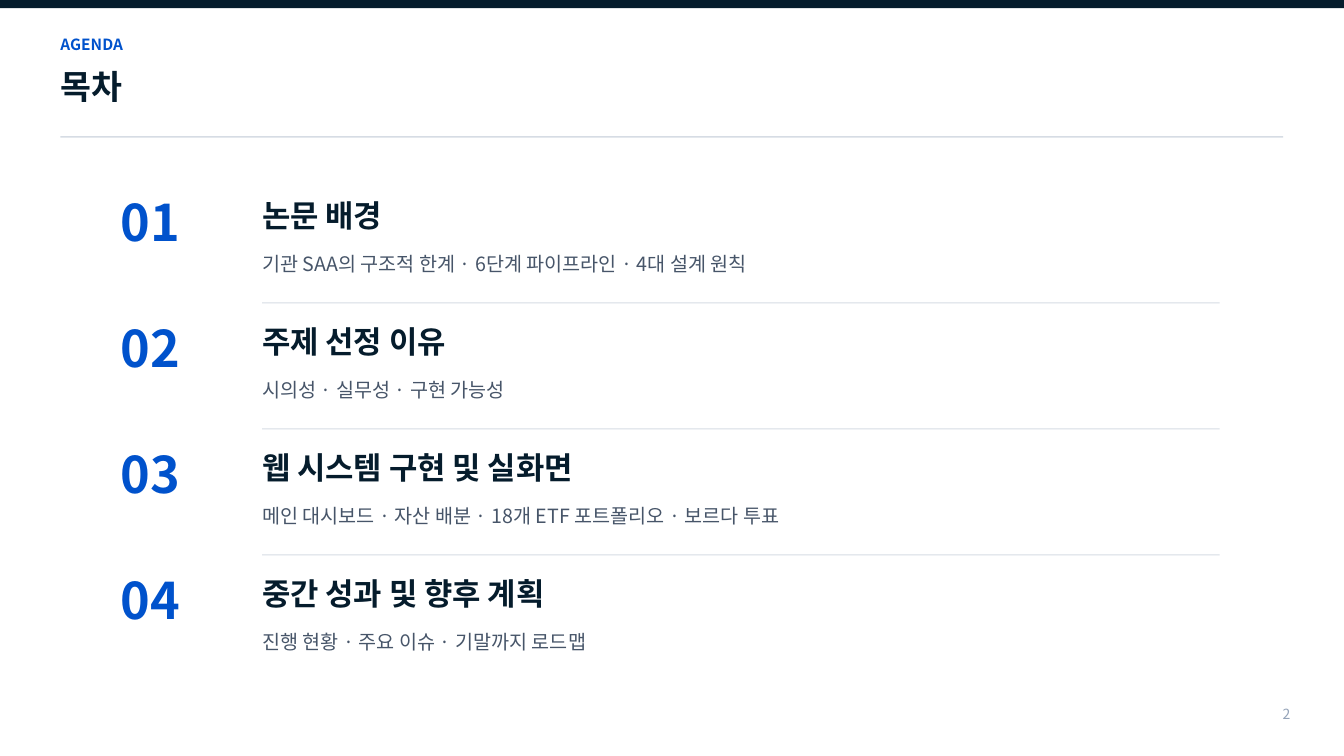
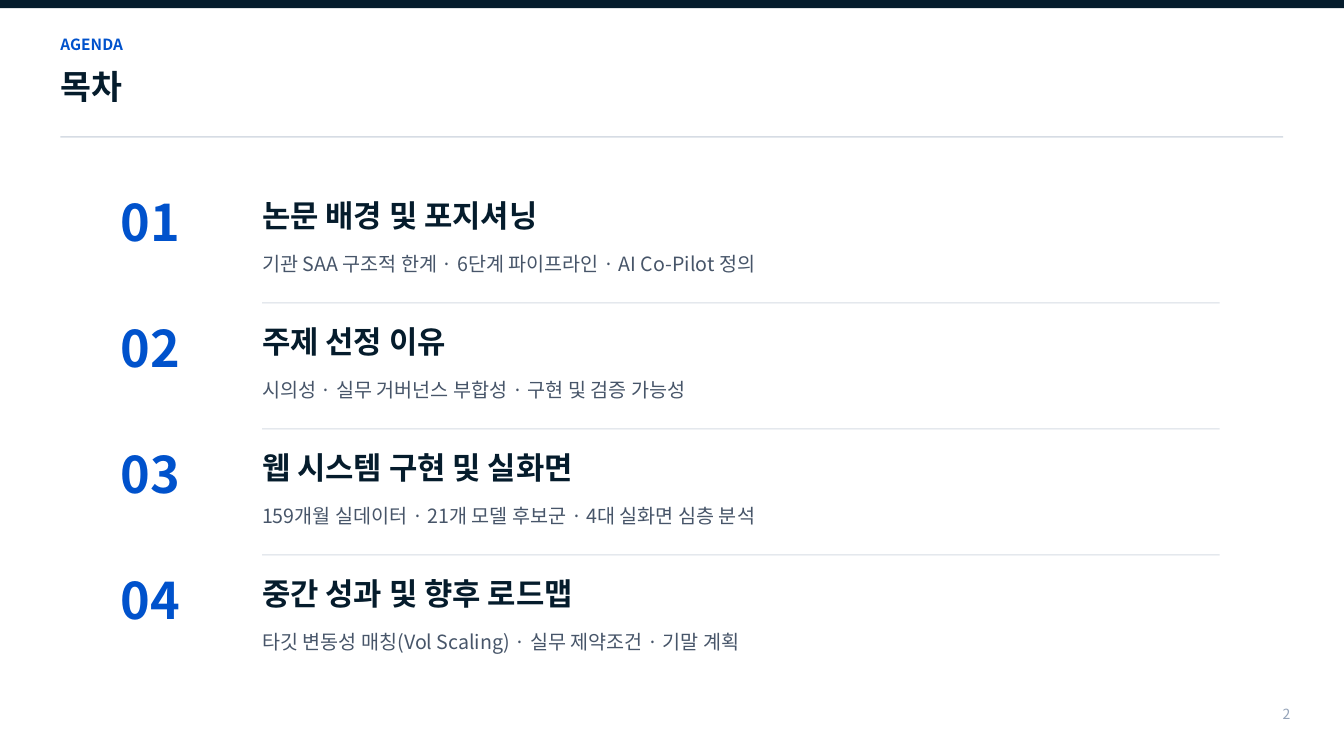
Before and after one commit to Placer-BAE/self-driving-portfolio, a slide deck: slide 2 of The_Self_Driving_Portfolio_중간발표_최종본.pptx. Drawn at 1344x756 pixels with LibreOffice and Linux fonts; fonts in the diff are those of the drawing. Boxes give left, top, right and bottom in pixels: in the first picture for what was removed or moved away, otherwise in the second. Text is boxed around its words. In the diff, an @@ line names an element or a change of style, - is before the commit and + after.

```diff
--- a/The_Self_Driving_Portfolio_중간발표_최종본.pptx
+++ b/The_Self_Driving_Portfolio_중간발표_최종본.pptx
@@ text at (x1=262, y1=201, x2=537, y2=230): text changed @@
-논문 배경
+논문 배경 및 포지셔닝
@@ text at (x1=262, y1=255, x2=755, y2=273): text changed @@
-기관 SAA의 구조적 한계 · 6단계 파이프라인 · 4대 설계 원칙
+기관 SAA 구조적 한계 · 6단계 파이프라인 · AI Co-Pilot 정의
@@ text at (x1=262, y1=380, x2=685, y2=399): text changed @@
-시의성 · 실무성 · 구현 가능성
+시의성 · 실무 거버넌스 부합성 · 구현 및 검증 가능성
@@ text at (x1=262, y1=506, x2=755, y2=525): text changed @@
-메인 대시보드 · 자산 배분 · 18개 ETF 포트폴리오 · 보르다 투표
+159개월 실데이터 · 21개 모델 후보군 · 4대 실화면 심층 분석
@@ text at (x1=262, y1=579, x2=573, y2=608): text changed @@
-중간 성과 및 향후 계획
+중간 성과 및 향후 로드맵
@@ text at (x1=262, y1=632, x2=739, y2=654): text changed @@
-진행 현황 · 주요 이슈 · 기말까지 로드맵
+타깃 변동성 매칭(Vol Scaling) · 실무 제약조건 · 기말 계획
```
Also in this commit, not shown: 13 other slides changed, 3 other files.
